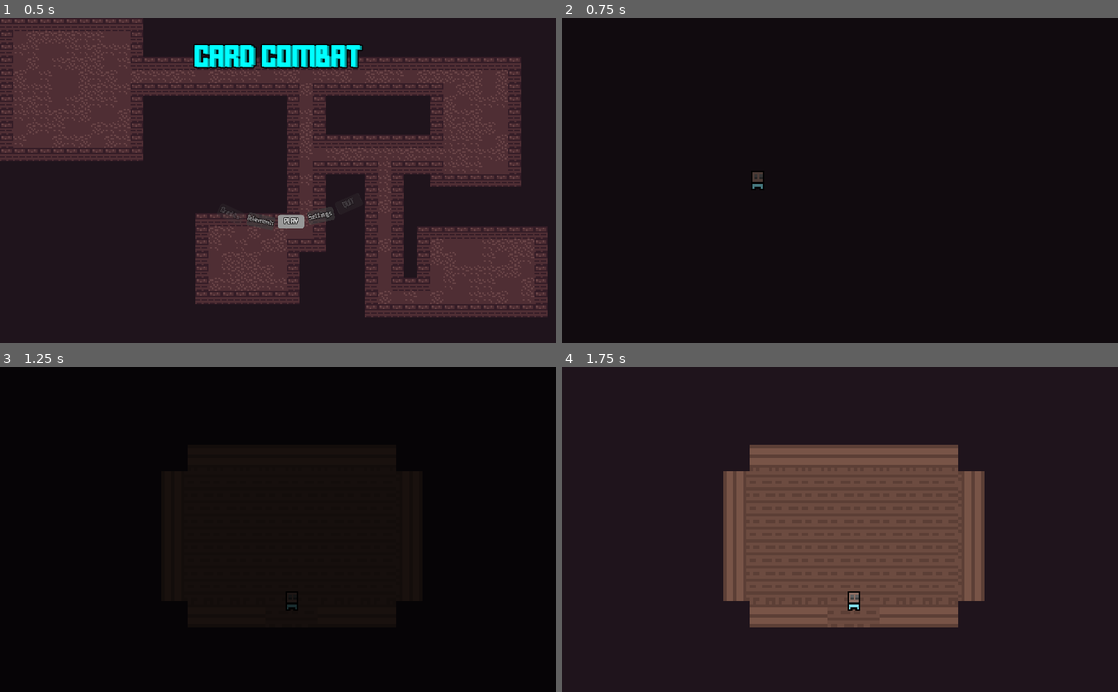
Above: before the commit, frames 1-4 (two rows, left to right).
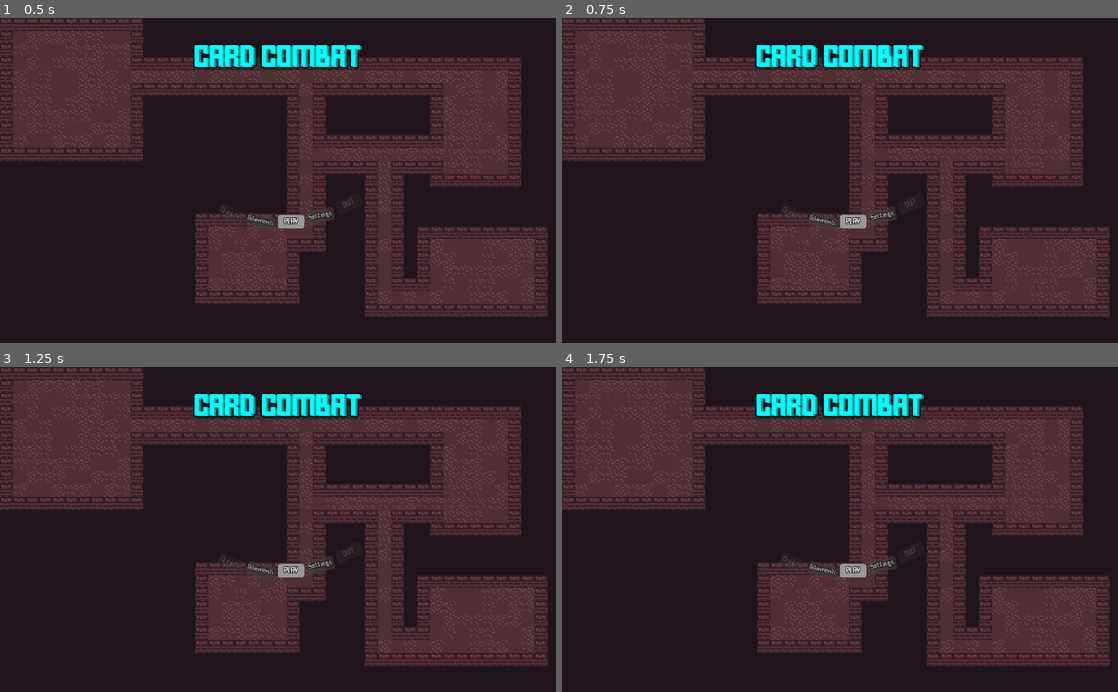
Above: after the commit, the same moments.

Repository: RogerRandomDev/card_combat
Game: Godot game, scene res://Assets/Scenes/Menu/MENU.tscn
Same seed, same stepped clock (60 frames per second), same inputs: the game is played once before the commit and once after it.
Inputs (mouse positions are in pixels of both pictures, inside the frame that each line leads up to):
- Up to frame 1 (0.5 s): no input
- Up to frame 2 (0.75 s): click "PLAY" at 0.5 s
- Up to frame 3 (1.25 s): no input
- Up to frame 4 (1.75 s): click (851, 571) at 1.25 s, where only the run after the commit has a clickable "PLAY"

Frame 1 is identical in both runs. In frame 2, 46% of the frame differs, in the area x 0-99%, y 0-93%; in frame 3, 86%, in the area x 0-100%, y 0-100%; in frame 4, 49%.

Commit message:
added name system to NPC

Diff:
--- a/turn-card-combat/Assets/Global/Font_Basic.tres
+++ b/turn-card-combat/Assets/Fonts/Font_Basic.tres
@@ -3,4 +3,6 @@
 [ext_resource path="res://Assets/Fonts/FFFFORWA.TTF" type="DynamicFontData" id=1]
 
 [resource]
+outline_size = 1
+outline_color = Color( 0, 0, 0, 1 )
 font_data = ExtResource( 1 )
--- a/turn-card-combat/Assets/Scenes/Combat/combat_scene.tscn
+++ b/turn-card-combat/Assets/Scenes/Combat/combat_scene.tscn
@@ -7,7 +7,7 @@
 [ext_resource path="res://Assets/Scenes/Combat/test.gd" type="Script" id=5]
 [ext_resource path="res://Assets/Scenes/Combat/ALLY.tscn" type="PackedScene" id=6]
 [ext_resource path="res://Assets/Scenes/Combat/Enemy.tscn" type="PackedScene" id=7]
-[ext_resource path="res://Assets/Global/Font_Basic.tres" type="DynamicFont" id=8]
+[ext_resource path="res://Assets/Fonts/Font_Basic.tres" type="DynamicFont" id=8]
 
 [sub_resource type="DynamicFont" id=1]
 size = 32
--- a/turn-card-combat/Assets/Scenes/Combat/floaty_text.tscn
+++ b/turn-card-combat/Assets/Scenes/Combat/floaty_text.tscn
@@ -1,7 +1,7 @@
 [gd_scene load_steps=3 format=2]
 
 [ext_resource path="res://Assets/Scripts/floaty_text.gd" type="Script" id=1]
-[ext_resource path="res://Assets/Global/Font_Basic.tres" type="DynamicFont" id=2]
+[ext_resource path="res://Assets/Fonts/Font_Basic.tres" type="DynamicFont" id=2]
 
 
 [node name="Node2D" type="Node2D"]
--- a/turn-card-combat/Assets/Scenes/Menu/MENU.tscn
+++ b/turn-card-combat/Assets/Scenes/Menu/MENU.tscn
@@ -3,7 +3,7 @@
 [ext_resource path="res://Assets/Scenes/Menu/MENU.gd" type="Script" id=1]
 [ext_resource path="res://Assets/Textures/dungeon.tres" type="TileSet" id=2]
 [ext_resource path="res://Assets/Fonts/FFFFORWA.TTF" type="DynamicFontData" id=3]
-[ext_resource path="res://Assets/Global/Font_Basic.tres" type="DynamicFont" id=4]
+[ext_resource path="res://Assets/Fonts/Font_Basic.tres" type="DynamicFont" id=4]
 [ext_resource path="res://Assets/Scenes/Menu/achievements_list.gd" type="Script" id=5]
 [ext_resource path="res://Assets/Scenes/Menu/achievement.tscn" type="PackedScene" id=6]
 
@@ -252,6 +252,8 @@
 custom_styles/focus = SubResource( 29 )
 custom_styles/disabled = SubResource( 29 )
 custom_styles/normal = SubResource( 45 )
+button_mask = 0
+enabled_focus_mode = 0
 keep_pressed_outside = true
 text = "QUIT"
 __meta__ = {
@@ -278,6 +280,8 @@
 custom_styles/disabled = SubResource( 29 )
 custom_styles/normal = SubResource( 45 )
 toggle_mode = true
+button_mask = 0
+enabled_focus_mode = 0
 keep_pressed_outside = true
 text = "Settings"
 __meta__ = {
@@ -304,6 +308,8 @@
 custom_styles/focus = SubResource( 29 )
 custom_styles/disabled = SubResource( 29 )
 custom_styles/normal = SubResource( 45 )
+button_mask = 0
+enabled_focus_mode = 0
 keep_pressed_outside = true
 text = "PLAY"
 __meta__ = {
@@ -332,6 +338,8 @@
 custom_styles/disabled = SubResource( 29 )
 custom_styles/normal = SubResource( 45 )
 toggle_mode = true
+button_mask = 0
+enabled_focus_mode = 0
 keep_pressed_outside = true
 text = "Achievements"
 __meta__ = {
@@ -358,6 +366,8 @@
 custom_styles/focus = SubResource( 29 )
 custom_styles/disabled = SubResource( 29 )
 custom_styles/normal = SubResource( 45 )
+button_mask = 0
+enabled_focus_mode = 0
 keep_pressed_outside = true
 text = "Credits"
 
@@ -411,6 +421,7 @@
 }
 
 [node name="Description" type="Control" parent="title_body/achievements"]
+visible = false
 margin_top = 472.0
 margin_right = 1024.0
 margin_bottom = 600.0
@@ -425,6 +436,9 @@
 text = "TESTING"
 align = 1
 valign = 1
+__meta__ = {
+"_edit_use_anchors_": false
+}
 
 [node name="ACHIEVEMENT_DESCRIPTION" type="Label" parent="title_body/achievements/Description"]
 margin_top = 64.0
--- a/turn-card-combat/Assets/Scenes/World/Overworld/main_land/World.tscn
+++ b/turn-card-combat/Assets/Scenes/World/Overworld/main_land/World.tscn
@@ -3,7 +3,7 @@
 [ext_resource path="res://Assets/Scripts/text_area.gd" type="Script" id=1]
 [ext_resource path="res://Assets/Scripts/World.gd" type="Script" id=2]
 [ext_resource path="res://Assets/Scenes/World/Overworld/main_land/Player.tscn" type="PackedScene" id=3]
-[ext_resource path="res://Assets/Global/Font_Basic.tres" type="DynamicFont" id=4]
+[ext_resource path="res://Assets/Fonts/Font_Basic.tres" type="DynamicFont" id=4]
 [ext_resource path="res://Assets/Scenes/World/Overworld/main_land/shop.gd" type="Script" id=5]
 [ext_resource path="res://Assets/Global/achivement_object.tscn" type="PackedScene" id=6]
 
@@ -96,7 +96,17 @@
 custom_fonts/font = ExtResource( 4 )
 custom_styles/normal = SubResource( 2 )
 align = 1
-valign = 1
+valign = 2
+__meta__ = {
+"_edit_use_anchors_": false
+}
+
+[node name="area_name" type="Label" parent="text_area/area_base"]
+margin_left = 8.0
+margin_top = 8.0
+margin_right = 104.0
+margin_bottom = 32.0
+custom_fonts/font = ExtResource( 4 )
 __meta__ = {
 "_edit_use_anchors_": false
 }
--- a/turn-card-combat/Assets/Scenes/World/Overworld/main_land/map_scenes/scene_0.tscn
+++ b/turn-card-combat/Assets/Scenes/World/Overworld/main_land/map_scenes/scene_0.tscn
@@ -10,7 +10,7 @@
 tile_data = PoolIntArray( 0, 0, 0, 1, 0, 0, 2, 0, 2, 3, 0, 4, 4, 0, 4, 5, 0, 0, 6, 0, 1, 7, 0, 3, 8, 0, 4, 9, 0, 3, 10, …(17852 unchanged characters)…
 
 [node name="map_layer_2" parent="." index="1"]
-tile_data = PoolIntArray( -65527, 2, 7, -65523, 2, 7, 9, 2,  …(3452 unchanged characters)… 17514, 3, 15, 917515, 3, 11, 917547, 2, 14, 917548, 2, 1, 983041, 2, 0, 983042, 2, 15, 983044, 3, 4, 983045, 3, 16, 983046, 3, 15, 983047, 3, 15, 983048, 3, 15, 983049, 3, 15, 983050, 3, 15, 983051, 3, 17, 983052, 3, 3, 983071, 3, 4, 983072, 3, 13, 983073, 3, 3, 983084, 2, 14, 983085, 2, 8, 1048577, 2, 4, 1048580,  …(1976 unchanged characters)…
+tile_data = PoolIntArray( -65527, 2, 7, -65523, 2, 7, 9, 2,  …(3452 unchanged characters)… 17514, 3, 15, 917515, 3, 11, 917547, 2, 4, 983041, 2, 0, 983042, 2, 15, 983044, 3, 4, 983045, 3, 16, 983046, 3, 15, 983047, 3, 15, 983048, 3, 15, 983049, 3, 15, 983050, 3, 15, 983051, 3, 17, 983052, 3, 3, 983071, 3, 4, 983072, 3, 13, 983073, 3, 3, 983083, 2, 14, 983084, 2, 10, 983085, 2, 8, 1048577, 2, 4, 1048580,  …(1976 unchanged characters)…
 
 [node name="area_changer" parent="Interactions" index="0" instance=ExtResource( 2 )]
 position = Vector2( 184, -8 )
@@ -22,7 +22,7 @@
 scene_loader = NodePath("../..")
 
 [node name="area_changer2" parent="Interactions" index="1" instance=ExtResource( 2 )]
-position = Vector2( 728, 272 )
+position = Vector2( 712, 272 )
 scale = Vector2( 1, 2 )
 next_zone = "scene_2"
 enter_offset = Vector2( -24, 0 )
--- a/turn-card-combat/Assets/Scenes/World/Overworld/main_land/map_scenes/scene_1.tscn
+++ b/turn-card-combat/Assets/Scenes/World/Overworld/main_land/map_scenes/scene_1.tscn
@@ -51,6 +51,7 @@
 conditional_talk_types = [ "Any" ]
 conditional_talk_value = [ -1 ]
 conditional_talk_id = [ [ 1, 0, 1 ] ]
+entity_name = "Dann"
 
 [node name="sign" parent="." index="5" instance=ExtResource( 5 )]
 position = Vector2( 96, 216 )
--- a/turn-card-combat/Assets/Scenes/World/Overworld/main_land/map_scenes/scene_3.tscn
+++ b/turn-card-combat/Assets/Scenes/World/Overworld/main_land/map_scenes/scene_3.tscn
@@ -24,7 +24,8 @@
 [node name="entity" parent="." index="3" instance=ExtResource( 3 )]
 position = Vector2( 136, 136 )
 area_size = Vector2( 9, 9 )
-talk_id_set = [ [ 2, 0 ] ]
+talk_id_set = [ [ 4, 0 ] ]
 conditional_talk_types = [ "Any" ]
 conditional_talk_value = [ -1 ]
 conditional_talk_id = [ [ 3, 0, 1 ] ]
+entity_name = "Slimmens"
--- a/turn-card-combat/Assets/Scripts/interactive_entity.gd
+++ b/turn-card-combat/Assets/Scripts/interactive_entity.gd
@@ -14,7 +14,7 @@
 export (Array,Array,int)var conditional_talk_id
 export var do_action_after_talk = false
 export var after_talk_action = "none"
-
+export var entity_name = "PLACEHOLDER"
 var player_inside=false
 
 var cur_text_pos = 0
@@ -69,6 +69,6 @@
 			if do_action_after_talk:
 				call(after_talk_action)
 		else:
-			get_tree().get_nodes_in_group("text_area")[0].set_text(self_text[cur_text_pos])
+			get_tree().get_nodes_in_group("text_area")[0].set_text(self_text[cur_text_pos],entity_name)
 
 func shop():get_parent().get_parent().get_parent().load_shop()
--- a/turn-card-combat/Assets/Scripts/text_area.gd
+++ b/turn-card-combat/Assets/Scripts/text_area.gd
@@ -3,10 +3,11 @@
 
 
 var finished_load = true
-func set_text(text):
+func set_text(text,ent_name):
 	$area_base.show()
 	$area_base/area_text.text = text
 	get_parent().get_node("World_Player").can_move = false
+	$area_base/area_name.text = ent_name
 	finished_load = false
 	$area_base/area_text.visible_characters = 0
 	$Timer.start()
Not shown, changed: turn-card-combat/Data/NPC_TALK/NPC_TALK_0.dat
